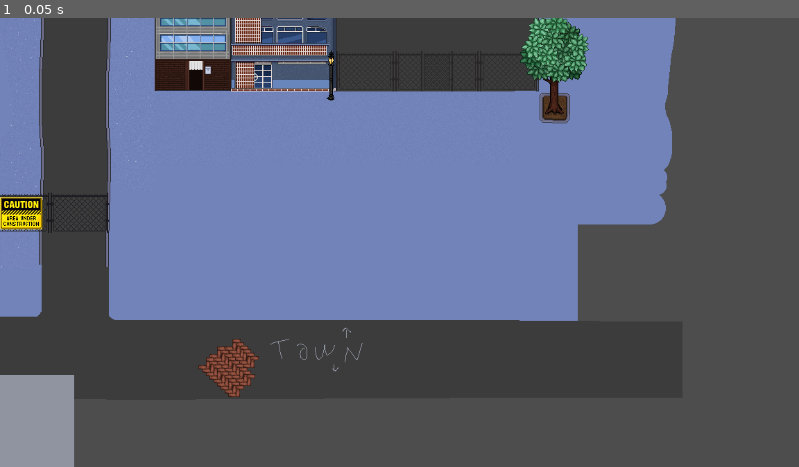
Above: before the commit, frame 1.
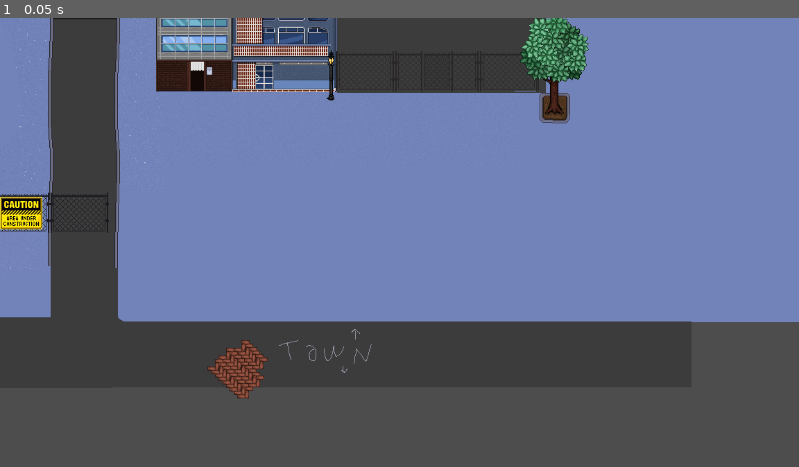
Above: after the commit, the same moment.

Repository: porkbrain/dont-count-the-sheep
Game: Godot game, scene res://assets/scenes/downtown.tscn
Same seed, same stepped clock (60 frames per second), same inputs: the game is played once before the commit and once after it. The project has no main scene, so this scene is started directly.
Inputs:
- Up to frame 1 (0.05 s): no input

The runs differ from the first frame. In frame 1, 20% of the frame differs, in the area x 0-100%, y 0-100%.

Commit message:
downtown building update

Diff:
--- a/main_game/assets/scenes/downtown.tscn
+++ b/main_game/assets/scenes/downtown.tscn
@@ -22,6 +22,8 @@
 [ext_resource type="Texture2D" uid="uid://dcl4guw8e72nh" path="res://assets/downtown/compound_gate.png" id="20_o0xfm"]
 [ext_resource type="Texture2D" uid="uid://bbvuyahml5l4l" path="res://assets/downtown/umbrella_chair.png" id="20_sy6x1"]
 [ext_resource type="Texture2D" uid="uid://ufn4rnxo8e62" path="res://assets/environment/water_bottle_half.png" id="21_8m32a"]
+[ext_resource type="Texture2D" uid="uid://bmbgymdlgia22" path="res://assets/downtown/praha_building.png" id="21_sq8gl"]
+[ext_resource type="Texture2D" uid="uid://bs5503nvkypsp" path="res://assets/downtown/building_duo.png" id="22_bl5xi"]
 [ext_resource type="Texture2D" uid="uid://dy8urm75tam2x" path="res://assets/downtown/construction_site_sign.png" id="22_m6eml"]
 [ext_resource type="Texture2D" uid="uid://bqhuebro50e5n" path="res://assets/downtown/tower.png" id="23_7ng4s"]
 [ext_resource type="Texture2D" uid="uid://closy5vs11rwm" path="res://assets/downtown/barn.png" id="23_av7fi"]
@@ -29,6 +31,7 @@
 [ext_resource type="Texture2D" uid="uid://vyq68glbbaiv" path="res://assets/downtown/zabradli.png" id="26_nm5hp"]
 [ext_resource type="Texture2D" uid="uid://uuxhgpjap208" path="res://assets/downtown/big_tree.png" id="28_6tavv"]
 [ext_resource type="Texture2D" uid="uid://c8vxwyyvlctic" path="res://assets/downtown/jehlicnan.png" id="29_j62ep"]
+[ext_resource type="Texture2D" uid="uid://c85luubin2ham" path="res://assets/downtown/fancy_stairs.png" id="32_01aim"]
 
 [sub_resource type="AtlasTexture" id="AtlasTexture_5i4a5"]
 atlas = ExtResource("2_vxd7e")
@@ -63,7 +66,7 @@
 
 [node name="DowntownBg" type="Sprite2D" parent="."]
 z_index = -5
-position = Vector2(229, 378)
+position = Vector2(242, 380)
 texture = ExtResource("1_ac7tb")
 
 [node name="CompoundRoot" type="Node2D" parent="."]
@@ -121,6 +124,14 @@
 
 [node name="WiredFence9" type="Sprite2D" parent="CompoundRoot/CompoundFence"]
 position = Vector2(376, -30)
+texture = ExtResource("17_5ai3x")
+
+[node name="WiredFence10" type="Sprite2D" parent="CompoundRoot/CompoundFence"]
+position = Vector2(514, -28)
+texture = ExtResource("17_5ai3x")
+
+[node name="WiredFence11" type="Sprite2D" parent="CompoundRoot/CompoundFence"]
+position = Vector2(599, -28)
 texture = ExtResource("17_5ai3x")
 
 [node name="CompoundFenceBins" type="Node2D" parent="CompoundRoot"]
@@ -320,19 +331,27 @@
 [node name="YSort" type="Node2D" parent="Block2Root/Lamp4"]
 position = Vector2(0, 33)
 
-[node name="Tree2" type="Sprite2D" parent="Block2Root"]
-position = Vector2(799, -245)
+[node name="PrahaBuilding" type="Sprite2D" parent="Block2Root"]
+position = Vector2(701, -326)
+texture = ExtResource("21_sq8gl")
+
+[node name="Tree2" type="Sprite2D" parent="Block2Root/PrahaBuilding"]
+position = Vector2(102, 72)
 texture = ExtResource("13_7q235")
 
-[node name="YSort" type="Node2D" parent="Block2Root/Tree2"]
+[node name="YSort" type="Node2D" parent="Block2Root/PrahaBuilding/Tree2"]
 position = Vector2(0, 69)
 
-[node name="TreePot" type="Sprite2D" parent="Block2Root/Tree2"]
+[node name="TreePot" type="Sprite2D" parent="Block2Root/PrahaBuilding/Tree2"]
 z_index = -1
 position = Vector2(1, 64)
 texture = ExtResource("20_kpivv")
 
 [node name="Block1Root" type="Node2D" parent="."]
+
+[node name="BuildingDuo" type="Sprite2D" parent="Block1Root"]
+position = Vector2(355, 9)
+texture = ExtResource("22_bl5xi")
 
 [node name="Lamp3" type="Sprite2D" parent="Block1Root"]
 position = Vector2(477, 82)
@@ -485,3 +504,8 @@
 [node name="Jehlicnan" type="Sprite2D" parent="."]
 position = Vector2(-634, -555)
 texture = ExtResource("29_j62ep")
+
+[node name="FancyStairs" type="Sprite2D" parent="."]
+z_index = -2
+position = Vector2(1133, -332)
+texture = ExtResource("32_01aim")
Binary file changed: main_game/assets/downtown/bg.png
Binary file added: main_game/assets/downtown/building_duo.png
Binary file added: main_game/assets/downtown/fancy_stairs.png
Binary file added: main_game/assets/downtown/praha_building.png
Not shown: 1 places in main_game/assets/scenes/downtown.tscn that only renumber resources
